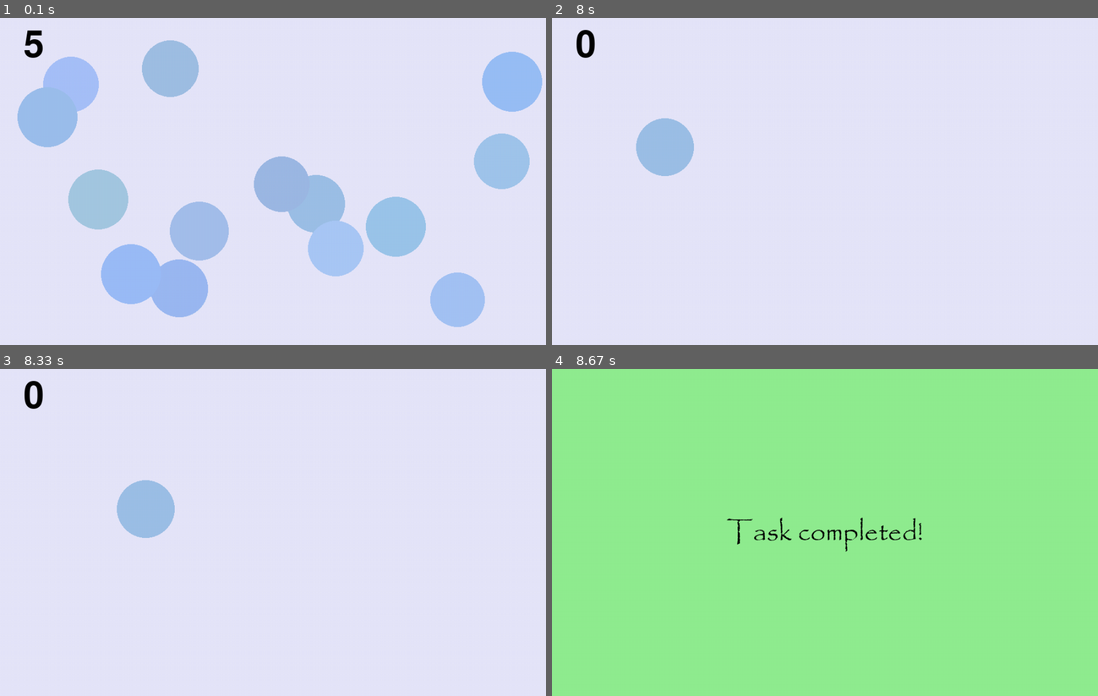
Above: before the commit, frames 1-4 (two rows, left to right).
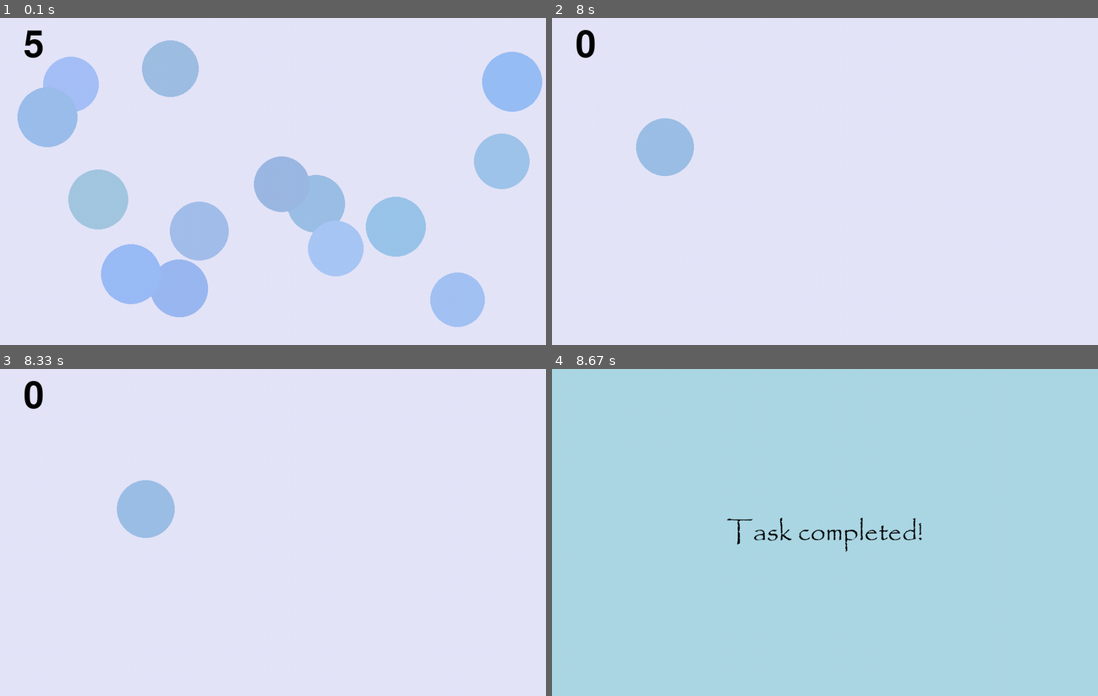
Above: after the commit, the same moments.

Repository: rhit-catapult/pygameproject-caffeinerush
Game: pygame game, started from Task 2.py
Two runs of this game, one before a commit and one after it. Both use one fixed random seed, a clock stepped at 60 frames per second and the inputs below.
Inputs (mouse positions are in pixels of both pictures, inside the frame that each line leads up to):
- Up to frame 1 (0.1 s): no input
- Up to frame 2 (8 s): press the mouse at (693, 184) at 0.37 s; move the mouse to (786, 217) at 0.47 s; release the mouse at (879, 253) at 0.6 s; press the mouse at (693, 184) at 0.7 s; move the mouse to (792, 197) at 0.8 s; release the mouse at (890, 210) at 0.93 s; click (808, 125) at 1.55 s; press the mouse at (808, 125) at 1.87 s; move the mouse to (912, 197) at 1.97 s; release the mouse at (1016, 266) at 2.1 s; press the mouse at (808, 125) at 2.2 s; move the mouse to (874, 125) at 2.3 s; release the mouse at (939, 122) at 2.43 s; press the mouse at (808, 125) at 2.53 s; move the mouse to (879, 112) at 2.63 s; release the mouse at (945, 99) at 2.77 s; click (672, 217) at 2.88 s; click (743, 276) at 3.22 s; click (939, 138) at 3.55 s; press the mouse at (939, 138) at 4.7 s; move the mouse to (814, 188) at 4.8 s; release the mouse at (688, 237) at 4.93 s; click (764, 279) at 5.62 s; press the mouse at (764, 279) at 5.93 s; move the mouse to (693, 246) at 6.03 s; release the mouse at (628, 214) at 6.17 s
- Up to frame 3 (8.33 s): no input
- Up to frame 4 (8.67 s): click (699, 516) at 8.52 s

Frames 1-3 are identical in both runs. In frame 4, 100% of the frame differs, in the area x 0-100%, y 0-100%.

Commit message:
test commit

Diff:
--- a/Task 2.py
+++ b/Task 2.py
@@ -68,77 +68,51 @@
 
 
 
-    while in_game:
-
+    while True:
         for event in pygame.event.get():
             if event.type == pygame.QUIT:
                 sys.exit()
 
-        if not balls:
-            task_completed = True
-            in_game = False
+        clock.tick(60)
+
+        if not task_completed:
+            if not balls:
+                task_completed = True
+                in_game = False
 
 
 
-        elapsed_time = pygame.time.get_ticks() - start_time
-        remaining_time = max(0, countdown_seconds * 1000 - elapsed_time)
-        seconds = remaining_time // 1000
+            elapsed_time = pygame.time.get_ticks() - start_time
+            remaining_time = max(0, countdown_seconds * 1000 - elapsed_time)
+            seconds = remaining_time // 1000
 
-        seconds = seconds % 60
-        timer_text = f"{seconds:7}"
+            seconds = seconds % 60
+            timer_text = f"{seconds:7}"
 
 
-        clock.tick(60)
-        screen.fill(pygame.Color('lavender'))
+            screen.fill(pygame.Color('lavender'))
 
-        pos = pygame.mouse.get_pos()
-        for ball in balls:
-            ball.move()
-            ball.draw()
-            if pygame.mouse.get_pressed()[0] and distance((ball.x, ball.y), pos) < ball.radius:
-                balls.remove(ball)
+            pos = pygame.mouse.get_pos()
+            for ball in balls:
+                ball.move()
+                ball.draw()
+                if pygame.mouse.get_pressed()[0] and distance((ball.x, ball.y), pos) < ball.radius:
+                    balls.remove(ball)
 
+            timer_surface = timer_font.render(timer_text, True, text_color)
+            timer_rect = timer_surface.get_rect(center=(5, 50))
+            screen.blit(timer_surface, timer_rect)
 
+        else:
+            # task_screen = pygame.display.set_mode((1000, 600))
+            screen.fill(pygame.Color('lightblue'))
 
-
-
-
-
-        timer_surface = timer_font.render(timer_text, True, text_color)
-        timer_rect = timer_surface.get_rect(center=(5, 50))
-        screen.blit(timer_surface, timer_rect)
-
-
-
-
+            task_text = "Task completed!"
+            task_text_surface = task_font.render(task_text, True, (0, 0, 0))
+            task_text_rect = task_text_surface.get_rect(center=(500, 300))
+            screen.blit(task_text_surface, task_text_rect)
 
         pygame.display.update()
 
 
-
-
-
-
-    if task_completed:
-        task_screen = pygame.display.set_mode((1000, 600))
-        task_screen.fill(pygame.Color('lightgreen'))
-
-        task_text = "Task completed!"
-        task_text_surface = task_font.render(task_text, True, (0, 0, 0))
-        task_text_rect = task_text_surface.get_rect(center=(500, 300))
-        task_screen.blit(task_text_surface, task_text_rect)
-
-        pygame.display.flip()
-        pygame.time.wait(10000)
-
-
-
-
-        for event in pygame.event.get():
-            if event.type == pygame.QUIT:
-                pygame.quit()
-                sys.exit()
-
-
-
 main()
